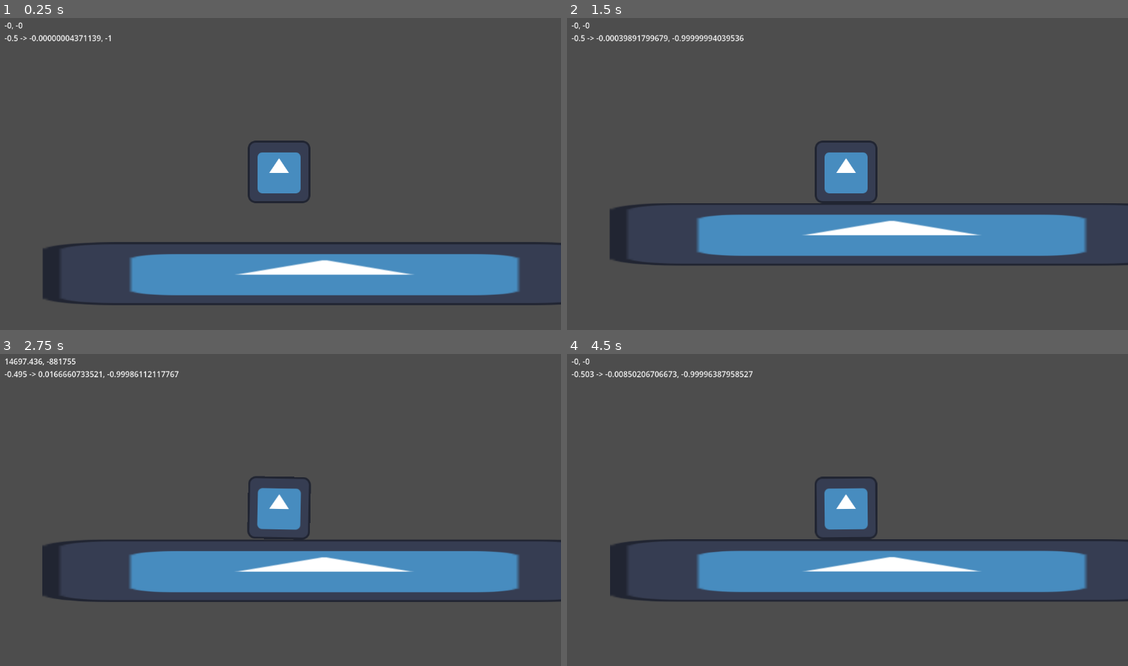
Above: before the commit, frames 1-4 (two rows, left to right).
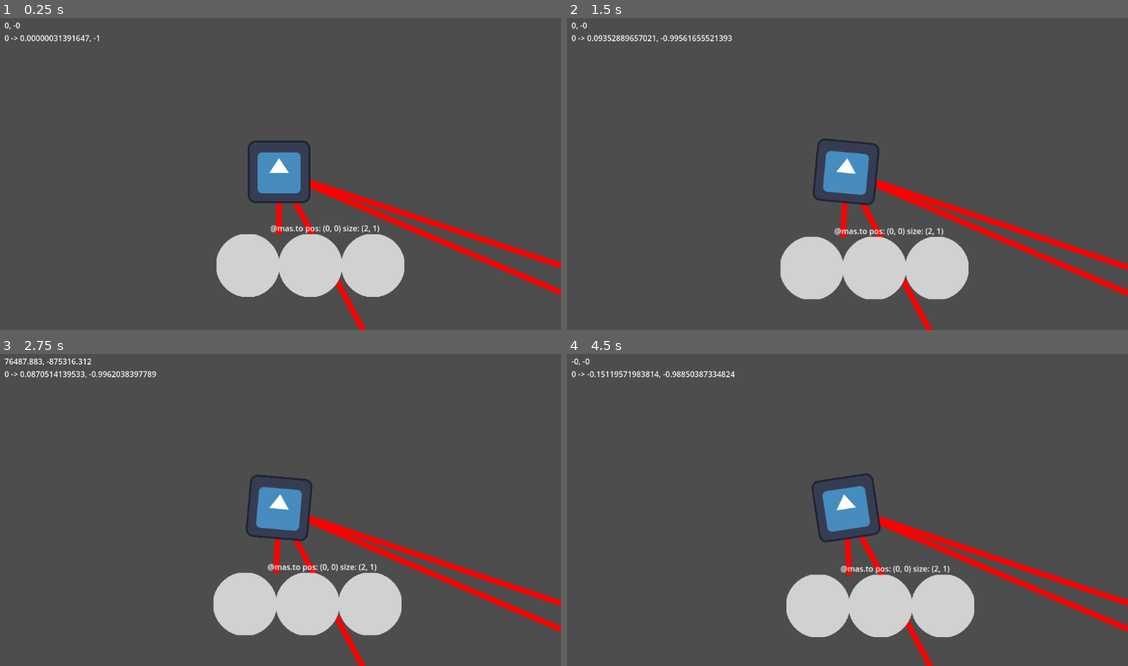
Above: after the commit, the same moments.

Repository: Doubi88/FediExpress
Game: Godot game, scene res://test_level.tscn
Two runs of this game, one before a commit and one after it. Both use one fixed random seed, a clock stepped at 60 frames per second and the inputs below. The engine's default icon, where the game draws it, is replaced by a stand-in: a white triangle on a blue panel in a dark square.
Inputs:
- Up to frame 1 (0.25 s): no input
- Up to frame 2 (1.5 s): hold D (yaw right) 0.53-1.28 s; tap E (toggle engine) at 0.6, 1.35 s; hold S (throttle down) from 1.28 s (still down)
- Up to frame 3 (2.75 s): tap Enter at 2 s; release S (throttle down) at 2.03 s; hold D (yaw right) from 2.03 s (still down); tap E (toggle engine) at 2.1 s
- Up to frame 4 (4.5 s): release D (yaw right) at 2.78 s; hold W (throttle up) 2.78-3.53 s; tap E (toggle engine) at 2.85, 3.6, 4.35 s; hold A (yaw left) from 3.53 s (still down)

The runs differ from the first frame. In frame 1, 15% of the frame differs, in the area x 0-100%, y 1-100%; in frame 2, 17%; in frame 3, 17%; in frame 4, 17%, in the area x 0-100%, y 5-100%.

Commit message:
Helicopter movement works, started adding clouds

Diff:
--- a/Vehicles/helicopter.gd
+++ b/Vehicles/helicopter.gd
@@ -1,4 +1,6 @@
 extends RigidBody2D
+
+class_name Helicopter
 
 var throttle = 1 # -1 - 1
 var rotation_rate = 0 # -1 - 1
@@ -15,7 +17,7 @@
 	current_up_force = up_force_length * up_vector
 
 	apply_central_force(current_up_force)
-	apply_torque(rotation_rate * 1000000)
+	apply_torque(rotation_rate * 5000000)
 
 func _integrate_forces(state: PhysicsDirectBodyState2D):
 	gravity = state.total_gravity
--- a/World/fedi_account.gd
+++ /dev/null
@@ -1,6 +0,0 @@
-extends Node2D
-
-class_name FediAccount
-
-@export var account_name: String
-@export var fedi_server: FediServer
--- /dev/null
+++ b/World/fedi_account_data.gd
@@ -0,0 +1,6 @@
+extends Resource
+
+class_name FediAccountData
+
+@export var account_name: String
+@export var fedi_server: FediServerData
--- a/World/fedi_server.gd
+++ b/World/fedi_server.gd
@@ -2,5 +2,54 @@
 
 class_name FediServer
 
-@export var server_name: String
-@export var accounts: Array[FediAccount]
+@onready var cloud_part_icon = preload("res://World/cloud_circle.png")
+
+@onready var collision_shape = $CollisionShape2D
+@onready var icon_parent = $IconParent
+
+@export var server_data: FediServerData
+@export var position_in_grid: Vector2i:
+	set(value):
+		position_in_grid = value
+		pos_changed = true
+	get:
+		return position_in_grid
+
+@export var size_in_grid: Vector2i:
+	set(value):
+		size_in_grid = value
+		size_changed = true
+	get:
+		return size_in_grid
+
+@onready var name_label = $NameLabel
+
+var pos_changed = true
+var size_changed = true
+
+func _process(delta: float):
+	name_label.text = '@' + server_data.server_name + " pos: (" + String.num(position_in_grid.x) + ", " + String.num(position_in_grid.y) + ") size: (" + String.num(size_in_grid.x) + ", " + String.num(size_in_grid.y) + ")"
+	if pos_changed:
+		position = Vector2(position_in_grid) * GridData.cell_size + GridData.origin
+		pos_changed = false
+	if size_changed:
+		redraw_icons()
+		size_changed = false
+
+func redraw_icons():
+	for icon in icon_parent.get_children():
+		icon_parent.remove_child(icon)
+		icon.queue_free()
+
+	var real_size = Vector2(size_in_grid) * GridData.cell_size
+	(collision_shape.shape as RectangleShape2D).size = real_size
+
+	var start_pos = Vector2i(-floor(size_in_grid.x / 2.0), -floor(size_in_grid.y / 2.0))
+	for x in range(start_pos.x, size_in_grid.x + start_pos.x):
+		for y in range (start_pos.y, size_in_grid.y + start_pos.y):
+			var pos = Vector2i(x, y)
+			var icon = Sprite2D.new()
+			icon_parent.add_child(icon)
+			icon.texture = cloud_part_icon
+			icon.centered = false
+			icon.position = Vector2(pos) * GridData.cell_size
--- /dev/null
+++ b/World/fedi_server.tscn
@@ -0,0 +1,20 @@
+[gd_scene load_steps=3 format=3 uid="uid://dioyqkbgskwl5"]
+
+[ext_resource type="Script" path="res://World/fedi_server.gd" id="1_0upif"]
+
+[sub_resource type="RectangleShape2D" id="RectangleShape2D_rvjq7"]
+size = Vector2(128, 128)
+
+[node name="FediServer" type="StaticBody2D"]
+script = ExtResource("1_0upif")
+
+[node name="CollisionShape2D" type="CollisionShape2D" parent="."]
+shape = SubResource("RectangleShape2D_rvjq7")
+
+[node name="NameLabel" type="Label" parent="."]
+offset_left = -18.0
+offset_top = -24.0
+offset_right = 22.0
+offset_bottom = -1.0
+
+[node name="IconParent" type="Node" parent="."]
--- /dev/null
+++ b/World/fedi_server_data.gd
@@ -0,0 +1,6 @@
+extends Resource
+
+class_name FediServerData
+
+@export var server_name: String
+@export var accounts: Array[FediAccountData]
--- /dev/null
+++ b/grid_data.gd
@@ -0,0 +1,4 @@
+extends Node
+
+@export var cell_size = Vector2(128, 128)
+@export var origin = Vector2(0, 0)
--- a/project.godot
+++ b/project.godot
@@ -14,6 +14,10 @@
 run/main_scene="res://test_level.tscn"
 config/features=PackedStringArray("4.2", "Forward Plus")
 config/icon="res://icon.svg"
+
+[autoload]
+
+GridData="*res://grid_data.gd"
 
 [input]
 
--- a/test_level.gd
+++ b/test_level.gd
@@ -1,19 +1,39 @@
 extends Node2D
 
 @onready var test_text = $TargetCamera/CanvasGroup/TestText
-@onready var vehicle = $Helicopter
+@onready var cam = $TargetCamera
+
+var vehicle: Helicopter
+
+@onready var server_scene = preload("res://World/fedi_server.tscn")
+@onready var cloud_texture = preload("res://icon.svg")
+@onready var heli_scene = preload("res://Vehicles/helicopter.tscn")
+
+var servers: Array[FediServer] = []
+
+func _draw():
+	if vehicle != null:
+		for server in servers:
+			draw_line(server.global_position, vehicle.global_position, Color.RED, 10, true)
 
 func _ready():
 	var buil = WorldBuilder.new()
-	var servers = buil.create_world()
+	var server_datas = buil.create_world_data()
+	servers = buil.generate_cloud_world(self, server_datas, server_scene, cloud_texture)
 
-	for server in servers:
-		print(server.server_name)
-		for account in server.accounts:
-			print(account.account_name)
+	vehicle = heli_scene.instantiate()
+	var spawn_server = servers.pick_random()
+
+	var pos = spawn_server.global_position - Vector2(0, GridData.cell_size.y)
+	add_child(vehicle)
+	vehicle.global_position = pos
+	cam.target = vehicle
+
 
 func _process(delta):
 	if vehicle != null and vehicle.current_up_force != null:
-		var rotation = vehicle.rotation - (PI / 2)
-		var rotation_vector = Vector2.from_angle(rotation)
+		var rot = vehicle.rotation - (PI / 2)
+		var rotation_vector = Vector2.from_angle(rot)
 		test_text.text = String.num(vehicle.current_up_force.x, 3) + ', ' + String.num(vehicle.current_up_force.y, 3) + "\n" + String.num(rotation / PI, 3) + " -> " + String.num(rotation_vector.x) + ", " + String.num(rotation_vector.y)
+
+		queue_redraw()
--- a/test_level.tscn
+++ b/test_level.tscn
@@ -1,33 +1,13 @@
-[gd_scene load_steps=6 format=3 uid="uid://brj830wsnhnq1"]
+[gd_scene load_steps=3 format=3 uid="uid://brj830wsnhnq1"]
 
-[ext_resource type="PackedScene" uid="uid://bttggi2dbwlxx" path="res://Vehicles/helicopter.tscn" id="1_1d7sj"]
 [ext_resource type="Script" path="res://test_level.gd" id="1_ije8m"]
-[ext_resource type="Texture2D" uid="uid://duha16x033j8n" path="res://icon.svg" id="2_kqn83"]
 [ext_resource type="Script" path="res://TargetCamera.gd" id="4_o5g1a"]
-
-[sub_resource type="RectangleShape2D" id="RectangleShape2D_vhkli"]
-size = Vector2(1655, 74)
 
 [node name="TestLevel" type="Node2D"]
 script = ExtResource("1_ije8m")
 
-[node name="Helicopter" parent="." instance=ExtResource("1_1d7sj")]
-position = Vector2(485, 397)
-
-[node name="StaticBody2D" type="StaticBody2D" parent="."]
-position = Vector2(578, 632)
-
-[node name="Icon" type="Sprite2D" parent="StaticBody2D"]
-scale = Vector2(9, 1.003)
-texture = ExtResource("2_kqn83")
-
-[node name="CollisionShape2D" type="CollisionShape2D" parent="StaticBody2D"]
-position = Vector2(164.5, -27)
-shape = SubResource("RectangleShape2D_vhkli")
-
-[node name="TargetCamera" type="Camera2D" parent="." node_paths=PackedStringArray("target")]
+[node name="TargetCamera" type="Camera2D" parent="."]
 script = ExtResource("4_o5g1a")
-target = NodePath("../Helicopter")
 
 [node name="CanvasGroup" type="CanvasGroup" parent="TargetCamera"]
 position = Vector2(-561, -312)
--- a/world_builder.gd
+++ b/world_builder.gd
@@ -10,32 +10,32 @@
 	var content = file.get_as_text()
 	return content.split("\n", false)
 
-func create_world() -> Array[FediServer]:
+func create_world_data() -> Array[FediServerData]:
 	var account_names = read_accounts_file()
 	var server_dict = parse_accounts(account_names)
 
 	var keys = server_dict.keys()
 	keys.shuffle()
 
-	var servers: Array[FediServer] = []
-	var max = randi_range(1, min(max_servers, keys.size()))
+	var servers: Array[FediServerData] = []
+	var max = randi_range(3, min(max_servers, keys.size()))
 	for i in range(0, max):
 		var server_name = keys[i]
-		var server = FediServer.new()
+		var server = FediServerData.new()
 		server.server_name = server_name
 		server.accounts = create_accounts(server, server_dict[server_name])
 
 		servers.append(server)
 	return servers
 
-func create_accounts(server: FediServer, account_names: Array) -> Array[FediAccount]:
-	var result: Array[FediAccount] = []
+func create_accounts(server: FediServerData, account_names: Array) -> Array[FediAccountData]:
+	var result: Array[FediAccountData] = []
 	var names = account_names.duplicate()
 	names.shuffle()
-	var max = randi_range(1, min(max_accounts_per_server, names.size()))
-	for i in range(0, max):
+	var max_accounts = randi_range(1, min(max_accounts_per_server, names.size()))
+	for i in range(0, max_accounts):
 		var account_name = names[i]
-		var account = FediAccount.new()
+		var account = FediAccountData.new()
 		account.account_name = account_name
 		account.fedi_server = server
 		result.append(account)
@@ -55,3 +55,28 @@
 
 		accounts[server_name].append(user_name)
 	return accounts
+
+func generate_cloud_world(parent: Node, servers: Array[FediServerData], preloaded_server_scene: PackedScene, preloaded_cloud_icon: Texture) -> Array[FediServer]:
+	var positions: Dictionary = {}
+	var result: Array[FediServer] = []
+	for fedi_server_data in servers:
+		var server: FediServer = preloaded_server_scene.instantiate()
+		parent.add_child(server)
+		server.server_data = fedi_server_data
+
+		result.append(server)
+
+		var pos: Vector2i
+		var size = Vector2(randi_range(1, 5), 1)#randi_range(1, 3))
+		while (pos == null) || (!can_place_server_at(pos, size, positions)):
+			pos = Vector2i(randi_range(0, 25), randi_range(0, 25))
+
+		positions[pos] = server
+		server.position_in_grid = pos
+		server.size_in_grid = size
+	return result
+
+
+func can_place_server_at(pos: Vector2i, size: Vector2i, occupied: Dictionary) -> bool:
+	return !(occupied.has(pos)) && !occupied.has(pos + Vector2i.LEFT) && !occupied.has(pos + Vector2i.RIGHT) && \
+			!occupied.has(pos - Vector2i.UP) && !occupied.has(pos + Vector2i.DOWN)
Binary file added: World/cloud_circle.png
Not shown, added: World/cloud_circle.png.import
Not shown, changed: .gitignore
